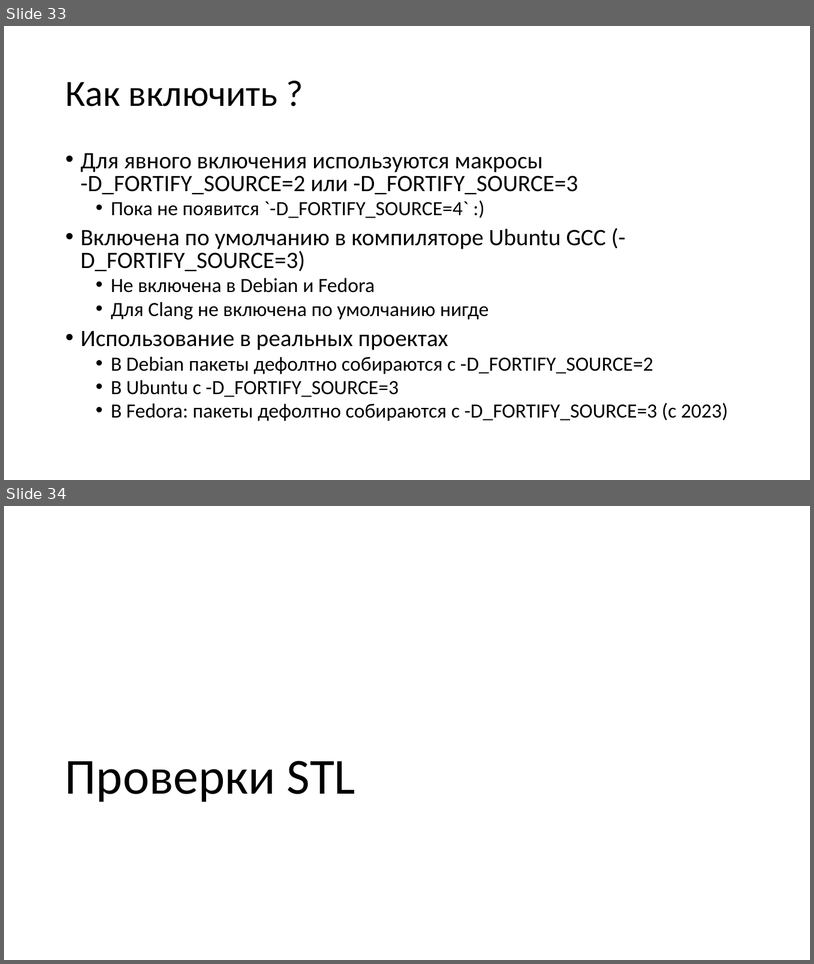
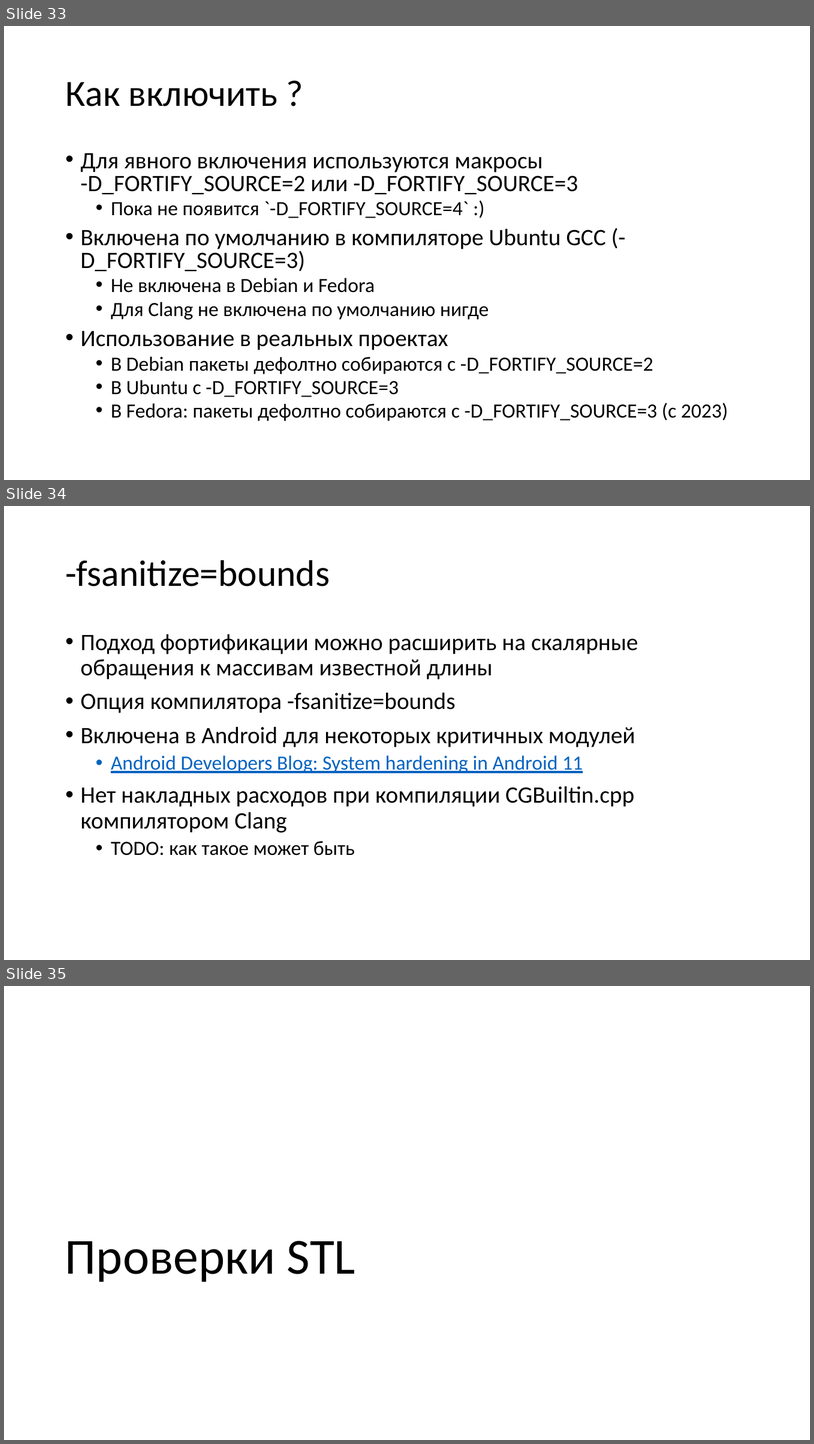
Before and after one commit to yugr/slides, a slide deck: CppZeroCost/2025/RU.pptx. Shown one above the other, each under a label of ours: slides 33 and 34 before the commit, slides 33, 34 and 35 after it. The pictures are 814x964 and 814x1444 pixels, drawn with LibreOffice and Linux fonts; fonts in the diff are those of the drawing. Boxes give left, top, right and bottom in pixels: in the first picture for what was removed or moved away, otherwise in the second. Text is boxed around its words. In the diff, an @@ line names an element or a change of style, - is before the commit and + after.

```diff
--- a/CppZeroCost/2025/RU.pptx
+++ b/CppZeroCost/2025/RU.pptx
@@ slide 34 added at (4,506,810,960), background #FFFFFF @@
@@ title added at (65,560,330,586), 44 pt, text #000000 @@
+-fsanitize=bounds
@@ text added at (81,634,638,855), 28 pt, text #000000 @@
+• Подход фортификации можно расширить на скалярные обращения к массивам известной длины
+• Опция компилятора -fsanitize=bounds
+• Включена в Android для некоторых критичных модулей
+  • Android Developers Blog: System hardening in Android 11
+• Нет накладных расходов при компиляции CGBuiltin.cpp компилятором Clang
+  • TODO: как такое может быть
@@ what was slide 34 is now slide 35 @@
```
Also in this commit, not shown: 2 slides changed, 1 other file.
